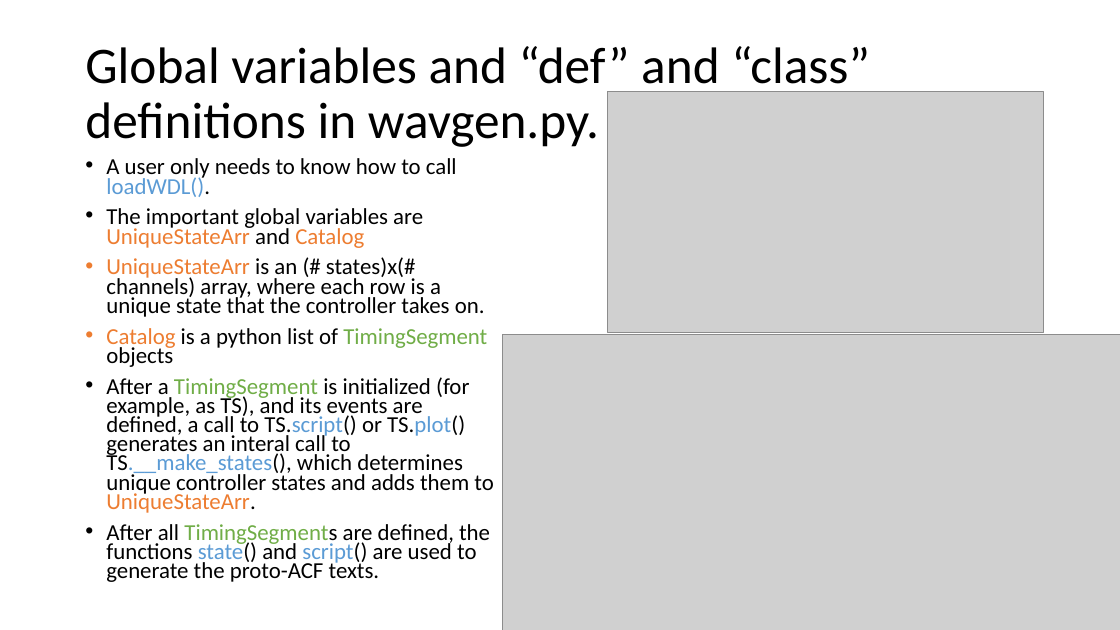
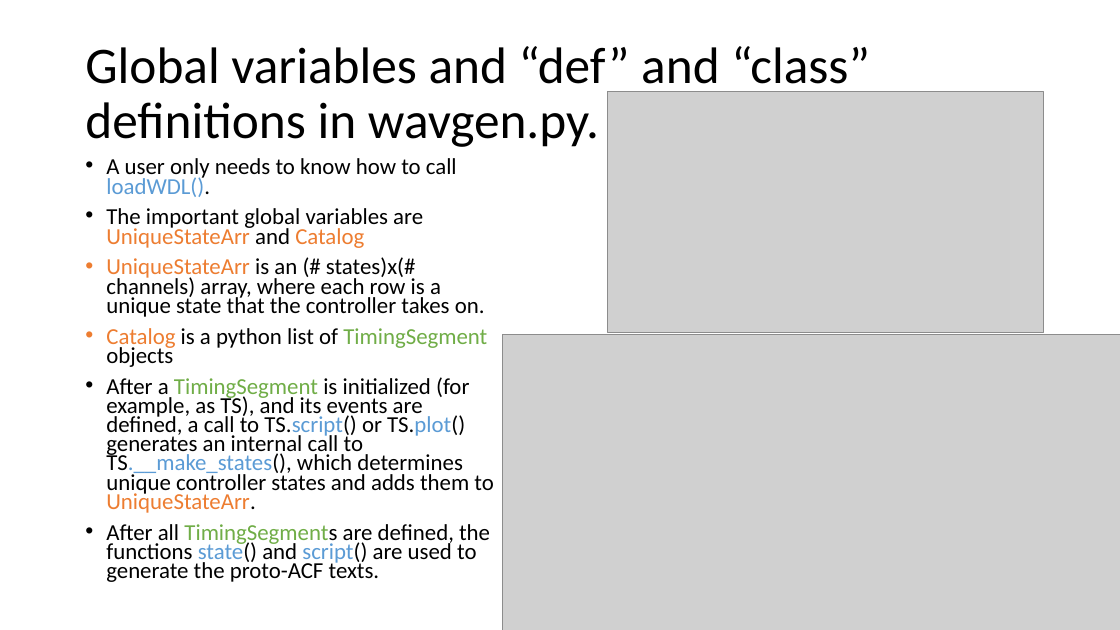
Before and after one commit to CaltechOpticalObservatories/wdl, a slide deck: slide 3 of Documentation_for_wavgen.pptx. Drawn at 1120x630 pixels with LibreOffice and Linux fonts; fonts in the diff are those of the drawing; grey boxes stand for pictures. Boxes give left, top, right and bottom in pixels: in the first picture for what was removed or moved away, otherwise in the second. Text is boxed around its words. In the diff, an @@ line names an element or a change of style, - is before the commit and + after.

```diff
--- a/Documentation_for_wavgen.pptx
+++ b/Documentation_for_wavgen.pptx
@@ text at bbox=[106, 377, 493, 513]: text changed @@
-• After a TimingSegment is initialized (for example, as TS), and its events are defined, a call to TS.script() or TS.plot() generates an interal call to TS.__make_states(), which determines unique controller states and adds them to UniqueStateArr.
+• After a TimingSegment is initialized (for example, as TS), and its events are defined, a call to TS.script() or TS.plot() generates an internal call to TS.__make_states(), which determines unique controller states and adds them to UniqueStateArr.
```
Also in this commit, not shown: 3 other slides changed, 2 other files.
